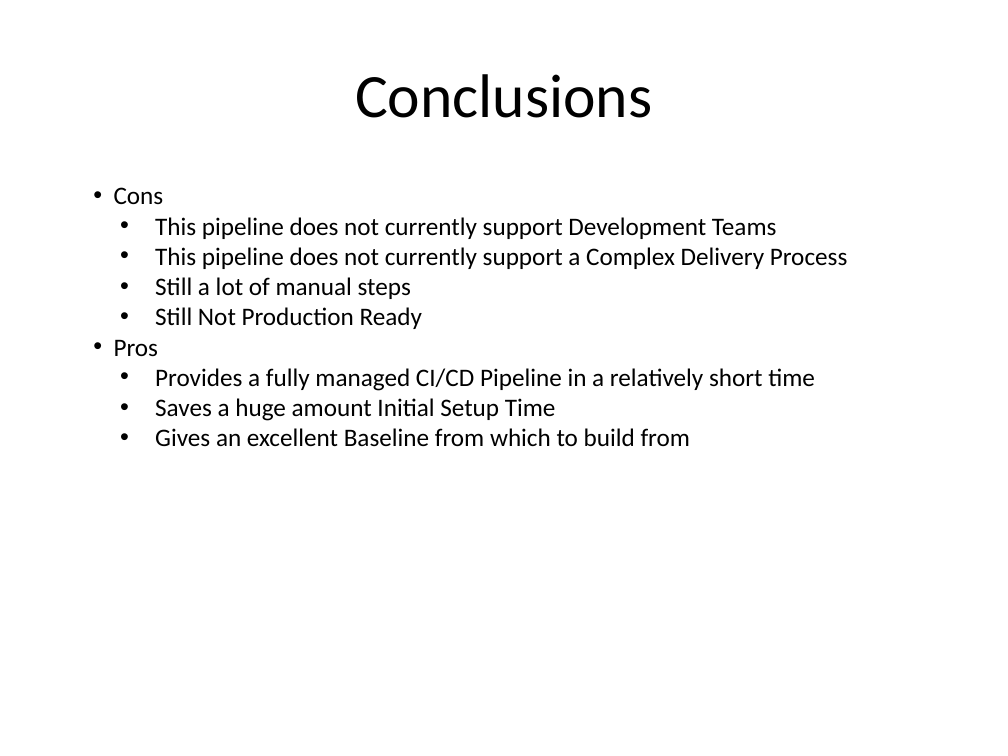
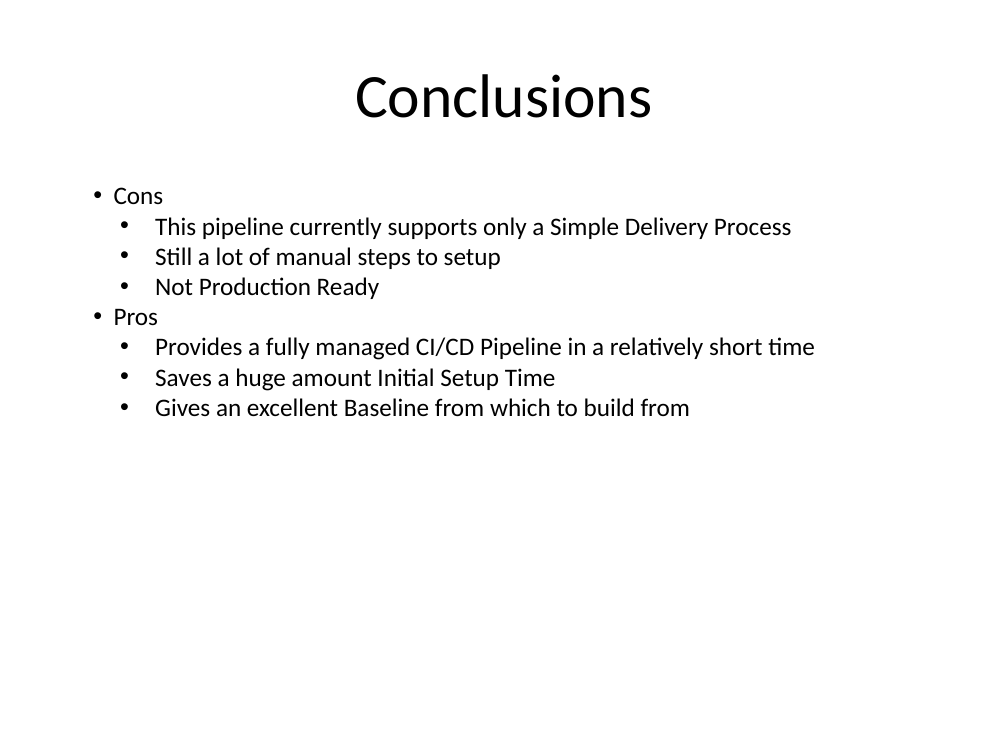
Before and after one commit to kskalvar/aws-eks-pipeline-quickstart, a slide deck: slide 10 of slides/AWS-EKS-Pipeline-QuickStart.pptx. Drawn at 1008x756 pixels with LibreOffice and Linux fonts; fonts in the diff are those of the drawing; background and template pictures are left out. Boxes give left, top, right and bottom in pixels: in the first picture for what was removed or moved away, otherwise in the second. Text is boxed around its words. In the diff, an @@ line names an element or a change of style, - is before the commit and + after.

Commit message:
Updated Slides

```diff
--- a/slides/AWS-EKS-Pipeline-QuickStart.pptx
+++ b/slides/AWS-EKS-Pipeline-QuickStart.pptx
@@ text at <box>155,217,792,299</box>: text changed @@
-  • This pipeline does not currently support Development Teams
-  • This pipeline does not currently support a Complex Delivery Process
-  • Still a lot of manual steps
-  • Still Not Production Ready
+  • This pipeline currently supports only a Simple Delivery Process
+  • Still a lot of manual steps to setup
+  • Not Production Ready
```
Also in this commit, not shown: 3 other slides changed.
